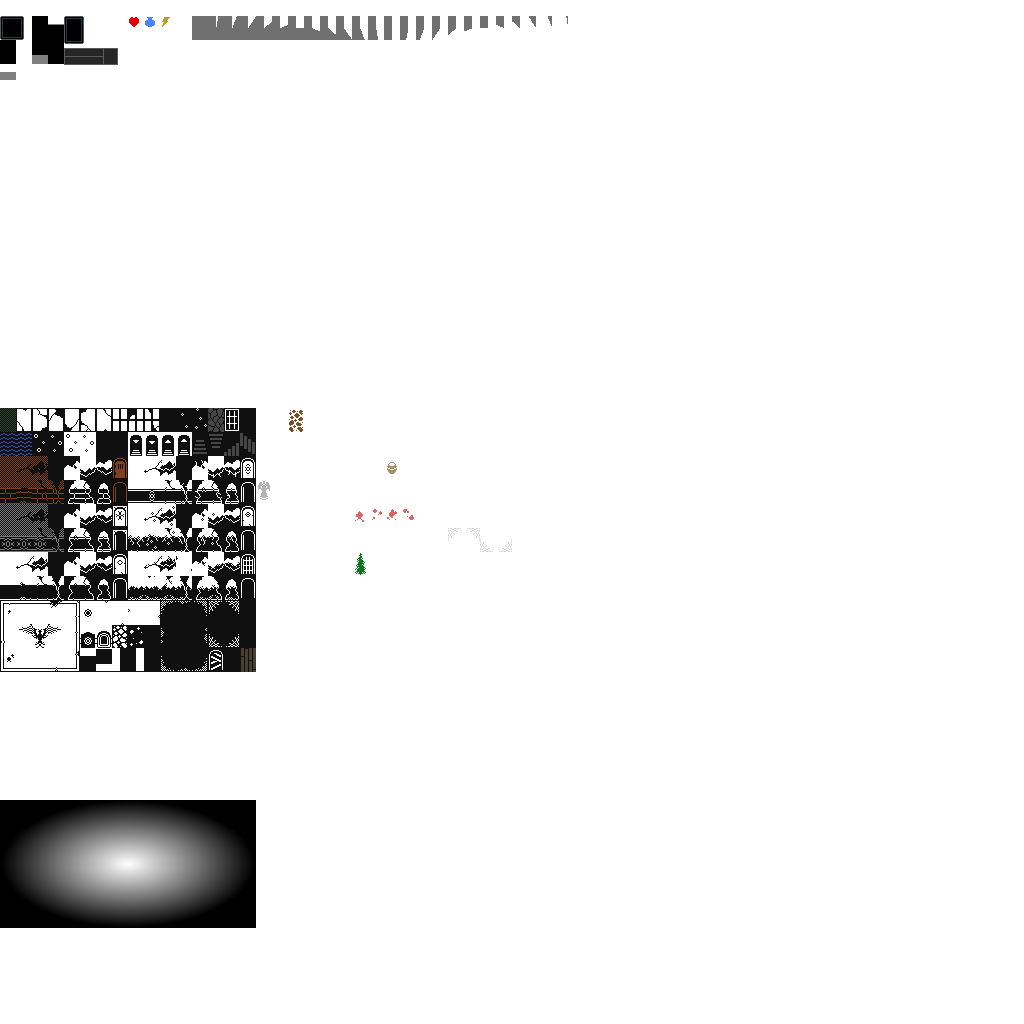
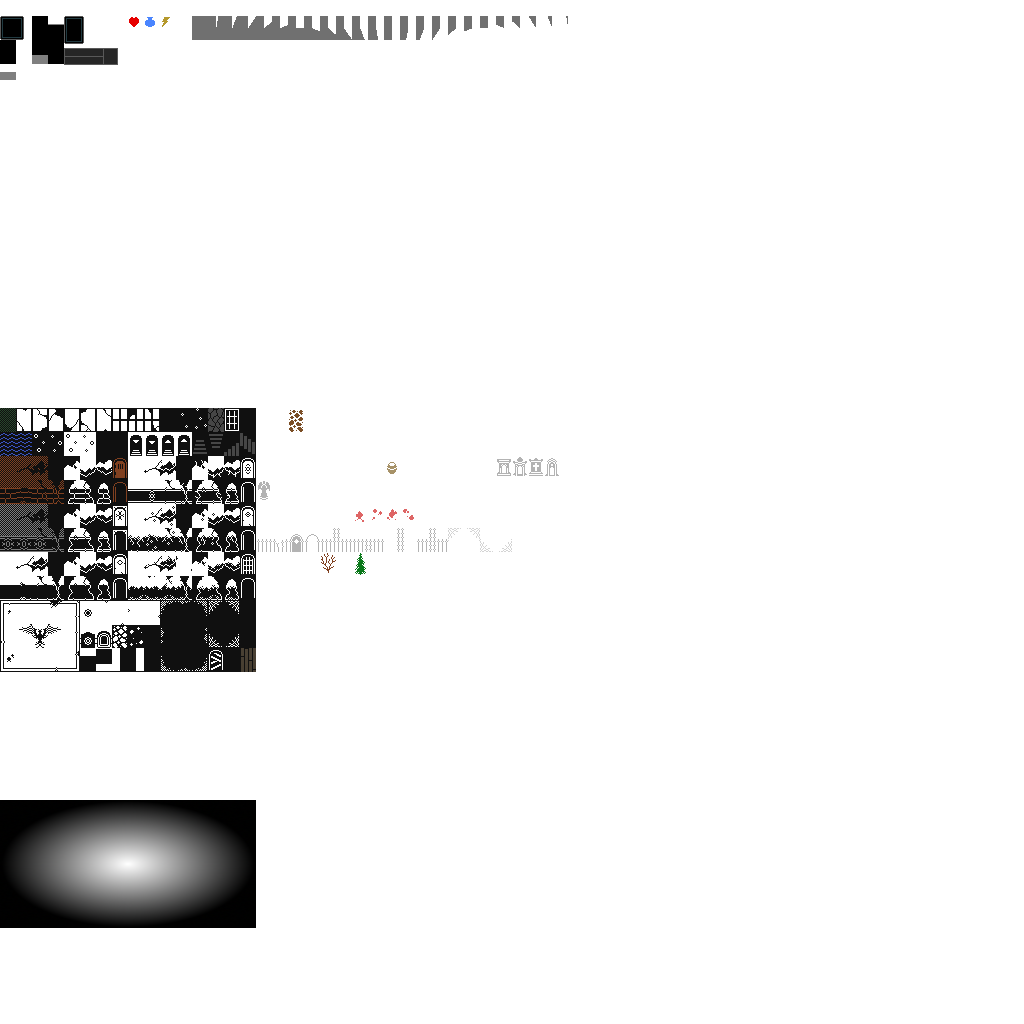
Revision of a layered (1024, 1024) image; what changed, layer by layer:
painted on "Layer" over [257, 457, 559, 573]
